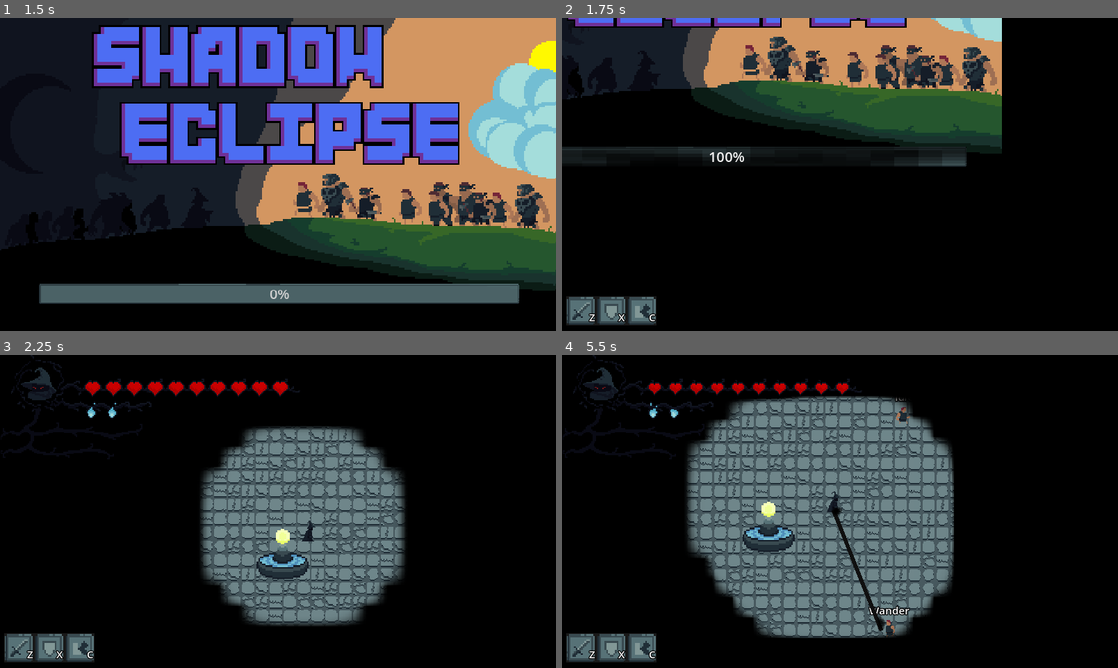
Above: before the commit, frames 1-4 (two rows, left to right).
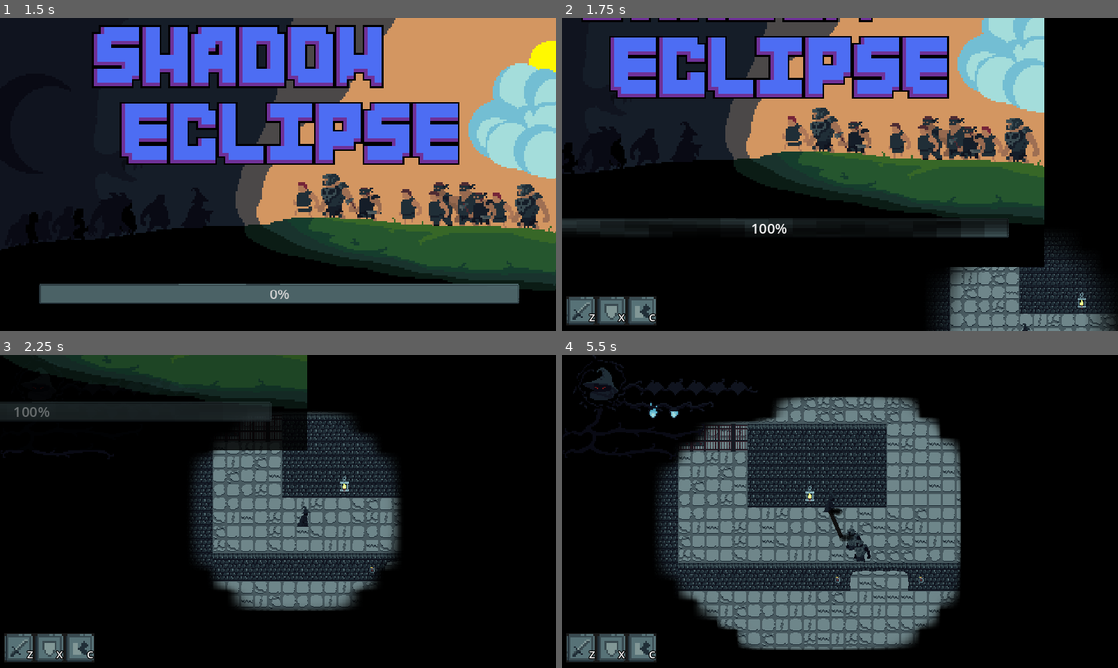
Above: after the commit, the same moments.

Repository: vyxul/Shadow-Eclipse
Game: Godot game, scene res://GameFiles/Scenes/Menu/StartScreen.tscn
Two runs of this game, one before a commit and one after it. Both use one fixed random seed, a clock stepped at 60 frames per second and the inputs below.
Inputs (mouse positions are in pixels of both pictures, inside the frame that each line leads up to):
- Up to frame 1 (1.5 s): click (50, 309) at 0.5 s; click (50, 309) at 1.25 s
- Up to frame 2 (1.75 s): no input
- Up to frame 3 (2.25 s): move the mouse to (233, 502) at 2.02 s; hold D (right) from 2.03 s (still down); tap C (c) at 2.1 s
- Up to frame 4 (5.5 s): tap R (r) at 2.3, 2.85, 5.3 s; move the mouse to (934, 401) at 2.77 s; release D (right) at 2.78 s; hold S (down) 2.78-3.53 s; tap X (x) at 3.05, 3.6 s; move the mouse to (684, 624) at 3.52 s; hold D (right) 3.53-4.28 s; tap Z (z) at 3.8, 4.35 s; move the mouse to (995, 477) at 4.27 s; hold W (up) 4.28-5.03 s; tap C (c) at 4.55, 5.1 s; move the mouse to (878, 621) at 5.02 s; hold A (left) from 5.03 s (still down)

Frame 1 is identical in both runs. In frame 2, 49% of the frame differs, in the area x 0-100%, y 0-100%; in frame 3, 22%; in frame 4, 30%.

Commit message:
Balanced some stats and added hp bars to npcs

Diff:
--- a/GameFiles/Game Objects/Characters/NPC/bandit.tscn
+++ b/GameFiles/Game Objects/Characters/NPC/bandit.tscn
@@ -173,8 +173,24 @@
 radius = 8.0
 height = 26.0
 
+[sub_resource type="Gradient" id="Gradient_gliqy"]
+colors = PackedColorArray(0, 0, 0, 1, 0, 0, 0, 1)
+
+[sub_resource type="GradientTexture2D" id="GradientTexture2D_n8ht6"]
+gradient = SubResource("Gradient_gliqy")
+width = 16
+height = 4
+
+[sub_resource type="Gradient" id="Gradient_y3bkf"]
+colors = PackedColorArray(1, 0, 0, 1, 1, 0, 0, 1)
+
+[sub_resource type="GradientTexture2D" id="GradientTexture2D_ev60b"]
+gradient = SubResource("Gradient_y3bkf")
+width = 16
+height = 4
+
 [node name="bandit" type="CharacterBody2D"]
-z_index = 5
+z_index = 6
 collision_layer = 2
 collision_mask = 27
 motion_mode = 1
@@ -191,10 +207,12 @@
 shape = SubResource("CapsuleShape2D_4fmbg")
 
 [node name="HealthComponent" parent="." instance=ExtResource("2_qnwby")]
-max_health_points = 4.0
+max_health_points = 10.0
+current_health_points = 10.0
 
 [node name="ConversionComponent" parent="." instance=ExtResource("3_12554")]
-max_conversion_hp = 10
+max_conversion_hp = 5
+current_conversion_hp = 5
 
 [node name="NpcAttackComponent" parent="." instance=ExtResource("4_ik222")]
 attack_scene = ExtResource("5_t204a")
@@ -264,12 +282,12 @@
 
 [node name="NavigationAgent2D" type="NavigationAgent2D" parent="."]
 path_desired_distance = 8.0
-debug_enabled = true
 
 [node name="NavigationTimer" type="Timer" parent="."]
 wait_time = 0.1
 
 [node name="StateLabel" type="Label" parent="."]
+visible = false
 offset_left = -28.0
 offset_top = -35.0
 offset_right = 30.0
@@ -291,5 +309,18 @@
 [node name="Marker2D" type="Marker2D" parent="."]
 position = Vector2(0, -3)
 
+[node name="TextureProgressBar" type="TextureProgressBar" parent="."]
+visible = false
+offset_left = -8.0
+offset_top = -20.0
+offset_right = 8.0
+offset_bottom = -16.0
+max_value = 1.0
+step = 0.01
+value = 1.0
+texture_under = SubResource("GradientTexture2D_n8ht6")
+texture_progress = SubResource("GradientTexture2D_ev60b")
+
+[connection signal="health_lost" from="HealthComponent" to="." method="_on_health_component_health_lost"]
 [connection signal="mouse_entered" from="HurtboxComponent" to="." method="_on_mouse_entered"]
 [connection signal="mouse_exited" from="HurtboxComponent" to="." method="_on_mouse_exited"]
--- a/GameFiles/Game Objects/Characters/NPC/npc.gd
+++ b/GameFiles/Game Objects/Characters/NPC/npc.gd
@@ -8,7 +8,9 @@
 @onready var marker_2d = $Marker2D
 @onready var animation_player: AnimationPlayer = $AnimationPlayer
 @onready var conversion_component: ConversionComponent = $ConversionComponent
+@onready var health_component = $HealthComponent
 @onready var hurtboxComponent: HurtboxComponent = $HurtboxComponent
+@onready var texture_progress_bar = $TextureProgressBar
 
 
 
@@ -62,3 +64,8 @@
 
 func _on_mouse_exited():
 	GameData.remove_target_under_mouse(self)
+
+
+func _on_health_component_health_lost(healthDecrease):
+	texture_progress_bar.visible = true
+	texture_progress_bar.value = health_component.current_health_points / health_component.max_health_points
--- a/GameFiles/Game Objects/Characters/NPC/soldier/soldier.tscn
+++ b/GameFiles/Game Objects/Characters/NPC/soldier/soldier.tscn
@@ -187,8 +187,24 @@
 radius = 15.0
 height = 36.0
 
+[sub_resource type="Gradient" id="Gradient_d5gti"]
+colors = PackedColorArray(0, 0, 0, 1, 0, 0, 0, 1)
+
+[sub_resource type="GradientTexture2D" id="GradientTexture2D_o2axu"]
+gradient = SubResource("Gradient_d5gti")
+width = 16
+height = 4
+
+[sub_resource type="Gradient" id="Gradient_liab8"]
+colors = PackedColorArray(1, 0, 0, 1, 1, 0, 0, 1)
+
+[sub_resource type="GradientTexture2D" id="GradientTexture2D_wrs65"]
+gradient = SubResource("Gradient_liab8")
+width = 16
+height = 4
+
 [node name="soldier" type="CharacterBody2D"]
-z_index = 5
+z_index = 6
 collision_layer = 2
 collision_mask = 27
 motion_mode = 1
@@ -206,14 +222,16 @@
 shape = SubResource("CapsuleShape2D_4fmbg")
 
 [node name="HealthComponent" parent="." instance=ExtResource("2_x7ric")]
-max_health_points = 25.0
+max_health_points = 20.0
+current_health_points = 20.0
 
 [node name="ConversionComponent" parent="." instance=ExtResource("3_7fkga")]
-max_conversion_hp = 25
+max_conversion_hp = 10
+current_conversion_hp = 10
 
 [node name="NpcAttackComponent" parent="." instance=ExtResource("4_vxj1j")]
 attack_scene = ExtResource("5_dpnxv")
-attack_damage = 5
+attack_damage = 4
 
 [node name="CollisionShape2D" type="CollisionShape2D" parent="NpcAttackComponent"]
 shape = SubResource("CircleShape2D_qvd13")
@@ -299,7 +317,6 @@
 autowrap_mode = 1
 
 [node name="Sprite2D" type="Sprite2D" parent="."]
-z_index = 6
 position = Vector2(0, -12)
 texture = ExtResource("19_nsemy")
 hframes = 8
@@ -309,5 +326,18 @@
 [node name="Marker2D" type="Marker2D" parent="."]
 position = Vector2(0, -4)
 
+[node name="TextureProgressBar" type="TextureProgressBar" parent="."]
+visible = false
+offset_left = -8.0
+offset_top = -28.0
+offset_right = 8.0
+offset_bottom = -24.0
+max_value = 1.0
+step = 0.01
+value = 1.0
+texture_under = SubResource("GradientTexture2D_o2axu")
+texture_progress = SubResource("GradientTexture2D_wrs65")
+
+[connection signal="health_lost" from="HealthComponent" to="." method="_on_health_component_health_lost"]
 [connection signal="mouse_entered" from="HurtboxComponent" to="." method="_on_mouse_entered"]
 [connection signal="mouse_exited" from="HurtboxComponent" to="." method="_on_mouse_exited"]
--- a/GameFiles/Game Objects/Characters/Player/player.tscn
+++ b/GameFiles/Game Objects/Characters/Player/player.tscn
@@ -110,14 +110,14 @@
 }
 
 [node name="Player" type="CharacterBody2D" groups=["player"]]
-z_index = 5
+z_index = 6
 collision_layer = 2
 collision_mask = 3
 motion_mode = 1
 platform_on_leave = 2
 script = ExtResource("1_n8ck6")
-player_speed = 64.0
-run_speed_multiplier = 1.0
+player_speed = 100.0
+run_speed_multiplier = 1.25
 
 [node name="HealthComponent" parent="." instance=ExtResource("5_d4vni")]
 max_health_points = 50.0
@@ -128,6 +128,7 @@
 
 [node name="ManaComponent" parent="." instance=ExtResource("3_cju8r")]
 max_mana_points = 50.0
+current_mana_points = 50.0
 mana_regen_amount = 2.0
 
 [node name="HurtboxComponent" parent="." node_paths=PackedStringArray("health_component") instance=ExtResource("6_bsnab")]
@@ -149,13 +150,14 @@
 shape = SubResource("CapsuleShape2D_b0bgo")
 
 [node name="PlayerMeleeController" parent="." instance=ExtResource("3_k76rs")]
+melee_attack_damage = 3.0
 
 [node name="PlayerRangedController" parent="." node_paths=PackedStringArray("mana_component") instance=ExtResource("4_nx2hv")]
 mana_component = NodePath("../ManaComponent")
-projectile_speed = 256.0
+projectile_speed = 512.0
 projectile_time = 3.0
 range_attack_damage = 2
-mana_cost = 3.0
+mana_cost = 2.0
 
 [node name="PlayerRecruitController" parent="." node_paths=PackedStringArray("mana_component", "hurtbox_component", "player") instance=ExtResource("4_ve0m4")]
 mana_component = NodePath("../ManaComponent")
@@ -163,8 +165,7 @@
 player = NodePath("..")
 laser_range = 192.0
 focus_time_needed = 0.5
-conversion_damage = 5
-mana_cost = 1.0
+mana_cost = 3.0
 
 [node name="FollowerMarkers" type="Node2D" parent="."]
 visible = false
--- a/GameFiles/Game Objects/Fountain/Fountain.tscn
+++ b/GameFiles/Game Objects/Fountain/Fountain.tscn
@@ -89,8 +89,8 @@
 wait_time = 3.0
 
 [node name="ConversionComponent" parent="." instance=ExtResource("4_fxn5n")]
-max_conversion_hp = 3
-current_conversion_hp = 3
+max_conversion_hp = 24
+current_conversion_hp = 24
 CanParentBecomeFollower = false
 
 [node name="HealthComponent" parent="." instance=ExtResource("5_vuy3c")]
--- a/GameFiles/GameSystems/GameState/GameState.gd
+++ b/GameFiles/GameSystems/GameState/GameState.gd
@@ -11,8 +11,8 @@
 @export var ConquerSpawnTimer : float = 30
 @export var ExpansionSpawnTimer : float = 4
 @export var ConquerTimeMaxScore : float = 4
-@export var ConquerStateTimerRange : Vector2 = Vector2(7,12)
-@export var ExpansionStateTimerRange : Vector2 = Vector2(3,5)
+@export var ConquerStateTimerRange : Vector2 = Vector2(420,720)
+@export var ExpansionStateTimerRange : Vector2 = Vector2(180,300)
 
 @export var ConquerStateTimerMaxScore : int = 7200
 
--- a/GameFiles/GameSystems/GameState/GameState.tscn
+++ b/GameFiles/GameSystems/GameState/GameState.tscn
@@ -4,7 +4,6 @@
 
 [node name="GameState" type="Node2D"]
 script = ExtResource("1_ip225")
-ConquerStateTimerRange = Vector2(4, 4)
 ExpansionStateTimerRange = Vector2(60, 70)
 
 [node name="EnemySpawnTimer" type="Timer" parent="."]
--- a/GameFiles/Scenes/Levels/Prison/PrisonLevel.tscn
+++ b/GameFiles/Scenes/Levels/Prison/PrisonLevel.tscn
@@ -7,6 +7,7 @@
 [ext_resource type="PackedScene" uid="uid://dimxkh5vbaxfx" path="res://GameFiles/Game Objects/Characters/NPC/bandit.tscn" id="3_f07v3"]
 [ext_resource type="PackedScene" uid="uid://41gmpj5u34w8" path="res://GameFiles/Game Objects/Fountain/Fountain.tscn" id="5_lghrh"]
 [ext_resource type="PackedScene" uid="uid://dsvwi6p7idd3a" path="res://GameFiles/Scenes/UI/player_resource_bars.tscn" id="5_prfgb"]
+[ext_resource type="PackedScene" uid="uid://btwm4ktyr5y1r" path="res://GameFiles/Game Objects/Characters/NPC/soldier/soldier.tscn" id="6_a5e83"]
 [ext_resource type="TileSet" uid="uid://cdnlcy1rvyrqi" path="res://GameFiles/Resources/Tilesets/prison_tileset.tres" id="7_0dduh"]
 [ext_resource type="PackedScene" uid="uid://cfv35f3264ige" path="res://GameFiles/Scenes/UI/victory_screen.tscn" id="8_b8o3c"]
 [ext_resource type="PackedScene" uid="uid://ul8nkucwgivb" path="res://GameFiles/Game Objects/Components/mob_spawner.tscn" id="9_41811"]
@@ -25,6 +26,25 @@
 fog = NodePath("Fog")
 LightTexture = ExtResource("2_e6brk")
 Player = NodePath("Player")
+
+[node name="UI" type="Control" parent="."]
+layout_mode = 3
+anchors_preset = 0
+offset_right = 40.0
+offset_bottom = 40.0
+mouse_filter = 2
+
+[node name="PlayerResourceBars" parent="UI" instance=ExtResource("5_prfgb")]
+
+[node name="Defeat Screen" parent="UI" instance=ExtResource("9_dm52a")]
+visible = false
+
+[node name="Victory Screen" parent="UI" instance=ExtResource("8_b8o3c")]
+visible = false
+
+[node name="StateTimerUI" parent="UI" instance=ExtResource("10_djq4y")]
+
+[node name="FollowerCommandUI" parent="UI" instance=ExtResource("11_hk7a0")]
 
 [node name="Player_Camera2D" parent="." instance=ExtResource("1_8rapg")]
 position = Vector2(320, 180)
@@ -64,48 +84,84 @@
 y_sort_enabled = true
 
 [node name="bandit" parent="Entities/NPC" instance=ExtResource("3_f07v3")]
-position = Vector2(637, 615)
+position = Vector2(140, 228)
 
 [node name="bandit2" parent="Entities/NPC" instance=ExtResource("3_f07v3")]
-position = Vector2(916, 614)
+position = Vector2(201, 326)
 
 [node name="bandit3" parent="Entities/NPC" instance=ExtResource("3_f07v3")]
-position = Vector2(638, 900)
+position = Vector2(368, 279)
+
+[node name="bandit4" parent="Entities/NPC" instance=ExtResource("3_f07v3")]
+position = Vector2(585, 195)
 
 [node name="bandit5" parent="Entities/NPC" instance=ExtResource("3_f07v3")]
-position = Vector2(522, 751)
+position = Vector2(854, 116)
 
 [node name="bandit6" parent="Entities/NPC" instance=ExtResource("3_f07v3")]
-position = Vector2(768, 513)
+position = Vector2(905, 180)
 
 [node name="bandit7" parent="Entities/NPC" instance=ExtResource("3_f07v3")]
-position = Vector2(1029, 751)
-
-[node name="bandit4" parent="Entities/NPC" instance=ExtResource("3_f07v3")]
-position = Vector2(917, 890)
+position = Vector2(1375, 159)
+
+[node name="bandit8" parent="Entities/NPC" instance=ExtResource("3_f07v3")]
+position = Vector2(1073, 413)
+
+[node name="bandit9" parent="Entities/NPC" instance=ExtResource("3_f07v3")]
+position = Vector2(1330, 687)
+
+[node name="bandit10" parent="Entities/NPC" instance=ExtResource("3_f07v3")]
+position = Vector2(1458, 673)
+
+[node name="bandit11" parent="Entities/NPC" instance=ExtResource("3_f07v3")]
+position = Vector2(1407, 760)
+
+[node name="bandit12" parent="Entities/NPC" instance=ExtResource("3_f07v3")]
+position = Vector2(892, 1129)
+
+[node name="bandit13" parent="Entities/NPC" instance=ExtResource("3_f07v3")]
+position = Vector2(986, 1259)
+
+[node name="bandit14" parent="Entities/NPC" instance=ExtResource("3_f07v3")]
+position = Vector2(921, 1457)
+
+[node name="bandit15" parent="Entities/NPC" instance=ExtResource("3_f07v3")]
+position = Vector2(1135, 1113)
+
+[node name="bandit16" parent="Entities/NPC" instance=ExtResource("3_f07v3")]
+position = Vector2(287, 1235)
+
+[node name="bandit17" parent="Entities/NPC" instance=ExtResource("3_f07v3")]
+position = Vector2(462, 1286)
+
+[node name="soldier" parent="Entities/NPC" instance=ExtResource("6_a5e83")]
+position = Vector2(173, 666)
+
+[node name="soldier2" parent="Entities/NPC" instance=ExtResource("6_a5e83")]
+position = Vector2(325, 772)
+
+[node name="soldier3" parent="Entities/NPC" instance=ExtResource("6_a5e83")]
+position = Vector2(601, 1270)
+
+[node name="soldier4" parent="Entities/NPC" instance=ExtResource("6_a5e83")]
+position = Vector2(1413, 1383)
+
+[node name="soldier5" parent="Entities/NPC" instance=ExtResource("6_a5e83")]
+position = Vector2(741, 537)
+
+[node name="soldier6" parent="Entities/NPC" instance=ExtResource("6_a5e83")]
+position = Vector2(794, 534)
+
+[node name="soldier7" parent="Entities/NPC" instance=ExtResource("6_a5e83")]
+position = Vector2(762, 982)
+
+[node name="soldier8" parent="Entities/NPC" instance=ExtResource("6_a5e83")]
+position = Vector2(996, 760)
 
 [node name="Player" parent="." instance=ExtResource("1_r4tet")]
 top_level = true
 y_sort_enabled = true
-position = Vector2(787, 736)
-run_speed_multiplier = 1.5
-
-[node name="UI" type="Control" parent="."]
-layout_mode = 3
-anchors_preset = 0
-offset_right = 40.0
-offset_bottom = 40.0
-mouse_filter = 2
-
-[node name="PlayerResourceBars" parent="UI" instance=ExtResource("5_prfgb")]
-
-[node name="Defeat Screen" parent="UI" instance=ExtResource("9_dm52a")]
-
-[node name="Victory Screen" parent="UI" instance=ExtResource("8_b8o3c")]
-
-[node name="StateTimerUI" parent="UI" instance=ExtResource("10_djq4y")]
-
-[node name="FollowerCommandUI" parent="UI" instance=ExtResource("11_hk7a0")]
+position = Vector2(615, 448)
 
 [node name="Fountain" parent="." instance=ExtResource("5_lghrh")]
 y_sort_enabled = true
@@ -140,12 +196,12 @@
 
 [node name="AudioStreamPlayer" type="AudioStreamPlayer" parent="."]
 stream = ExtResource("10_tga01")
-volume_db = -10.0
+volume_db = -30.0
 bus = &"Music"
 
 [node name="AudioStreamPlayer2" type="AudioStreamPlayer" parent="."]
 stream = ExtResource("11_hbwtu")
-volume_db = -10.0
+volume_db = -20.0
 
 [connection signal="PlayerMoved" from="Player" to="." method="_on_player_player_moved"]
 [connection signal="timeout" from="Timer" to="." method="_on_timer_timeout"]
--- a/GameFiles/Scenes/Menu/StartScreen.tscn
+++ b/GameFiles/Scenes/Menu/StartScreen.tscn
@@ -86,7 +86,7 @@
 
 [node name="AudioStreamPlayer" type="AudioStreamPlayer" parent="."]
 stream = ExtResource("6_1764v")
-volume_db = -42.889
+volume_db = -30.0
 autoplay = true
 bus = &"Music"
 
--- a/GameFiles/Scenes/UI/defeat_screen.gd
+++ b/GameFiles/Scenes/UI/defeat_screen.gd
@@ -2,14 +2,12 @@
 
 @onready var score_value_label = $ColorRect/MarginContainer/VBoxContainer/HBoxContainer/ScoreValueLabel
 @onready var continue_button = $ColorRect/MarginContainer/HBoxContainer/ContinueButton
-@onready var quit_button = $ColorRect/MarginContainer/HBoxContainer/QuitButton
 
 var Game = "res://GameFiles/Scenes/Menu/StartScreen.tscn"
 
 func _ready():
 	visible = false
 	continue_button.disabled = true
-	quit_button.disabled = true
 
 
 func get_score() -> int:
@@ -19,7 +17,6 @@
 func appear():
 	visible = true
 	continue_button.disabled = false
-	quit_button.disabled = false
 	score_value_label.text = str(get_score())
 	GameState.CalculateAndIncreaseDarknessFromScore(1)
 	get_tree().paused = true
@@ -28,7 +25,6 @@
 func disappear():
 	visible = false
 	continue_button.disabled = true
-	quit_button.disabled = true
 	get_tree().paused = false
 
 
@@ -37,7 +33,3 @@
 	GameData.reset()
 	GameState.reset()
 	LoadManager.load_scene(Game)
-
-
-func _on_quit_button_pressed():
-	get_tree().quit()
--- a/GameFiles/Scenes/UI/defeat_screen.tscn
+++ b/GameFiles/Scenes/UI/defeat_screen.tscn
@@ -58,10 +58,4 @@
 layout_mode = 2
 text = "Continue"
 
-[node name="QuitButton" type="Button" parent="ColorRect/MarginContainer/HBoxContainer"]
-custom_minimum_size = Vector2(80, 0)
-layout_mode = 2
-text = "Quit"
-
 [connection signal="pressed" from="ColorRect/MarginContainer/HBoxContainer/ContinueButton" to="." method="_on_continue_button_pressed"]
-[connection signal="pressed" from="ColorRect/MarginContainer/HBoxContainer/QuitButton" to="." method="_on_quit_button_pressed"]
--- a/GameFiles/Scenes/UI/player_resource_bars.tscn
+++ b/GameFiles/Scenes/UI/player_resource_bars.tscn
@@ -47,3 +47,5 @@
 offset_bottom = 75.0
 theme_override_font_sizes/font_size = 12
 text = "50"
+
+[editable path="PlayerIcon"]
--- a/GameFiles/Scenes/UI/state_timer_ui.gd
+++ b/GameFiles/Scenes/UI/state_timer_ui.gd
@@ -1,22 +1,23 @@
 extends CanvasLayer
 
-@onready var label = $Label
+
+@onready var color_rect = $ColorRect
+@onready var label = $ColorRect/Label
 
 var state_timer: Timer
-var format_string = "%2.0f"
+var format_string = "%3.0f"
 
 func _ready():
 	state_timer = GameState.StateChangeTimer
-	label.visible = false
+	color_rect.visible = false
 	GameState.game_state_changed.connect(on_game_state_changed)
 
 
 func _process(delta):
 	var time_left = state_timer.time_left
-	if time_left < 60:
-		label.text = format_string % time_left
+	label.text = format_string % time_left
 
 
 func on_game_state_changed(game_state):
-	if game_state == GameState.EGameState.Finished:
-		label.visible = true
+	if game_state == GameState.EGameState.Expansion:
+		color_rect.visible = true
--- a/GameFiles/Scenes/UI/state_timer_ui.tscn
+++ b/GameFiles/Scenes/UI/state_timer_ui.tscn
@@ -5,15 +5,23 @@
 [node name="StateTimerUI" type="CanvasLayer"]
 script = ExtResource("1_wstbx")
 
-[node name="Label" type="Label" parent="."]
+[node name="ColorRect" type="ColorRect" parent="."]
 anchors_preset = 5
 anchor_left = 0.5
 anchor_right = 0.5
-offset_left = -24.5
-offset_top = 16.0
-offset_right = 24.5
-offset_bottom = 41.0
+offset_left = -37.0
+offset_right = 38.0
+offset_bottom = 24.0
 grow_horizontal = 2
+color = Color(0.294118, 0.294118, 0.294118, 0.129412)
+
+[node name="Label" type="Label" parent="ColorRect"]
+layout_mode = 1
+anchors_preset = 15
+anchor_right = 1.0
+anchor_bottom = 1.0
+grow_horizontal = 2
+grow_vertical = 2
 theme_override_colors/font_outline_color = Color(0, 0, 0, 1)
 theme_override_constants/outline_size = 4
 theme_override_font_sizes/font_size = 16
--- a/GameFiles/Scenes/UI/victory_screen.gd
+++ b/GameFiles/Scenes/UI/victory_screen.gd
@@ -2,14 +2,12 @@
 
 @onready var score_value_label = $ColorRect/MarginContainer/VBoxContainer/HBoxContainer/ScoreValueLabel
 @onready var continue_button = $ColorRect/MarginContainer/HBoxContainer/ContinueButton
-@onready var quit_button = $ColorRect/MarginContainer/HBoxContainer/QuitButton
 
 var Game = "res://GameFiles/Scenes/Menu/StartScreen.tscn"
 
 func _ready():
 	visible = false
 	continue_button.disabled = true
-	quit_button.disabled = true
 
 
 func get_score() -> int:
@@ -19,7 +17,6 @@
 func appear():
 	visible = true
 	continue_button.disabled = false
-	quit_button.disabled = false
 	score_value_label.text = str(get_score())
 	get_tree().paused = true
 
@@ -27,7 +24,6 @@
 func disappear():
 	visible = false
 	continue_button.disabled = true
-	quit_button.disabled = true
 	get_tree().paused = false
 
 
@@ -36,7 +32,3 @@
 	GameData.reset()
 	GameState.reset()
 	LoadManager.load_scene(Game)
-
-
-func _on_quit_button_pressed():
-	get_tree().quit()
--- a/GameFiles/Scenes/UI/victory_screen.tscn
+++ b/GameFiles/Scenes/UI/victory_screen.tscn
@@ -21,7 +21,7 @@
 anchor_bottom = 1.0
 grow_horizontal = 2
 grow_vertical = 2
-theme_override_constants/margin_top = 8
+theme_override_constants/margin_top = 16
 theme_override_constants/margin_bottom = 8
 
 [node name="VBoxContainer" type="VBoxContainer" parent="ColorRect/MarginContainer"]
@@ -56,8 +56,7 @@
 custom_minimum_size = Vector2(320, 20)
 layout_mode = 2
 size_flags_horizontal = 4
-text = "A portion of your score has been converted into darkness.
-Upgrade shop is unlocked."
+text = "A portion of your score has been converted into darkness"
 horizontal_alignment = 1
 autowrap_mode = 2
 
@@ -72,10 +71,4 @@
 layout_mode = 2
 text = "Continue"
 
-[node name="QuitButton" type="Button" parent="ColorRect/MarginContainer/HBoxContainer"]
-custom_minimum_size = Vector2(80, 0)
-layout_mode = 2
-text = "Quit"
-
 [connection signal="pressed" from="ColorRect/MarginContainer/HBoxContainer/ContinueButton" to="." method="_on_continue_button_pressed"]
-[connection signal="pressed" from="ColorRect/MarginContainer/HBoxContainer/QuitButton" to="." method="_on_quit_button_pressed"]
Not shown: 1 places in GameFiles/Game Objects/Characters/NPC/bandit.tscn that only renumber resources
Not shown: 1 places in GameFiles/Game Objects/Characters/NPC/soldier/soldier.tscn that only renumber resources
Not shown: 1 places in GameFiles/Scenes/Levels/Prison/PrisonLevel.tscn that only renumber resources
